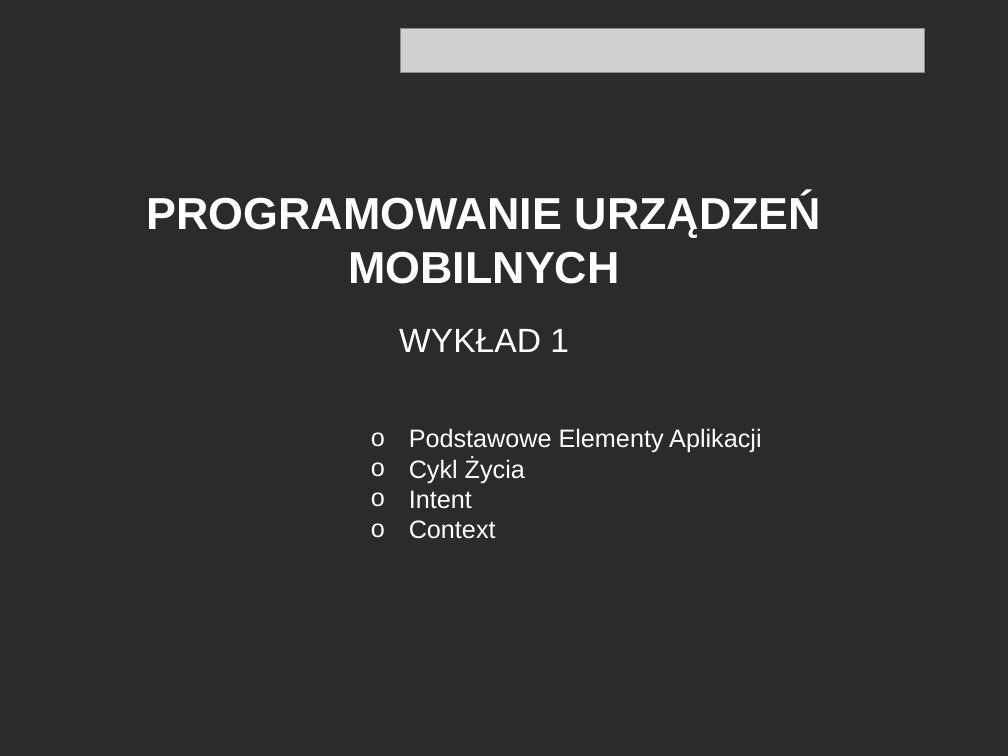
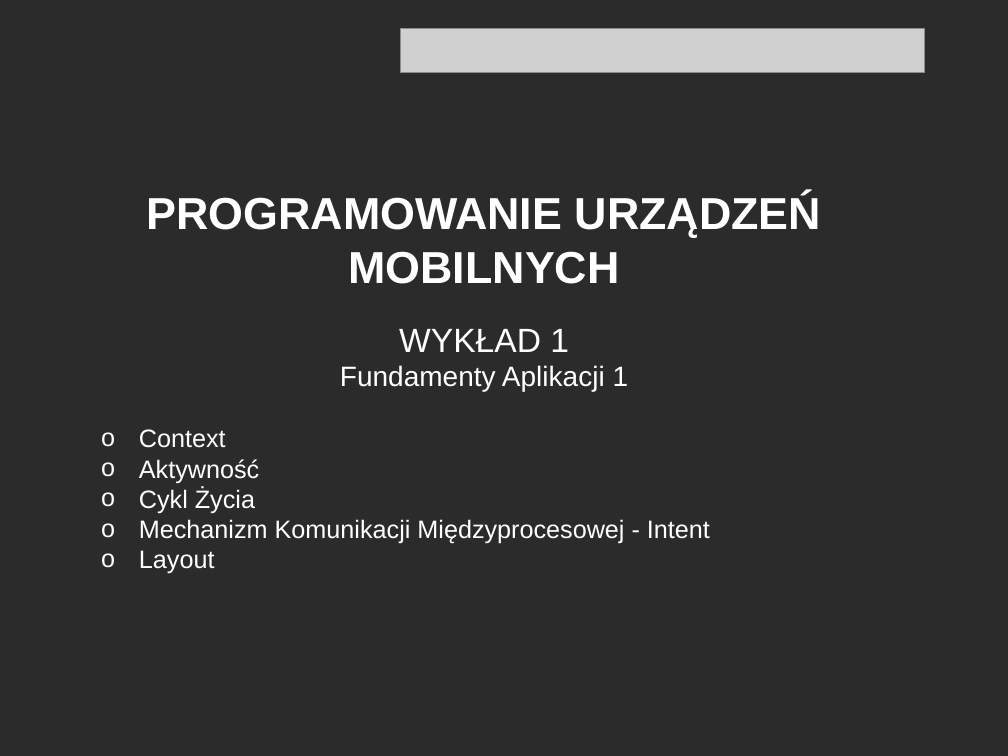
Before and after one commit to RafLew84/PUM, a slide deck: slide 1 of 2023-2024/Wyk/Wyklad1.pptx. Drawn at 1008x756 pixels with LibreOffice and Linux fonts; fonts in the diff are those of the drawing; grey boxes stand for pictures; background and template pictures are left out; a plain dark background stands for a picture behind light text. Boxes give left, top, right and bottom in pixels: in the first picture for what was removed or moved away, otherwise in the second. Text is boxed around its words. In the diff, an @@ line names an element or a change of style, - is before the commit and + after.

```diff
--- a/2023-2024/Wyk/Wyklad1.pptx
+++ b/2023-2024/Wyk/Wyklad1.pptx
@@ text at (340, 365, 629, 391): paragraph added @@
+Fundamenty Aplikacji 1
@@ text "Context": place and size @@
-text "Context" at (409, 428, 761, 539)
+text "Context" at (139, 429, 710, 574)
@@ text at (139, 429, 259, 483): text changed @@
-o Podstawowe Elementy Aplikacji
+o Context
+o Aktywność
@@ text at (139, 519, 710, 574): text changed @@
-o Intent
-o Context
+o Mechanizm Komunikacji Międzyprocesowej - Intent
+o Layout
```
Also in this commit, not shown: 14 other slides changed, 7 slides added, 6 slides removed.
